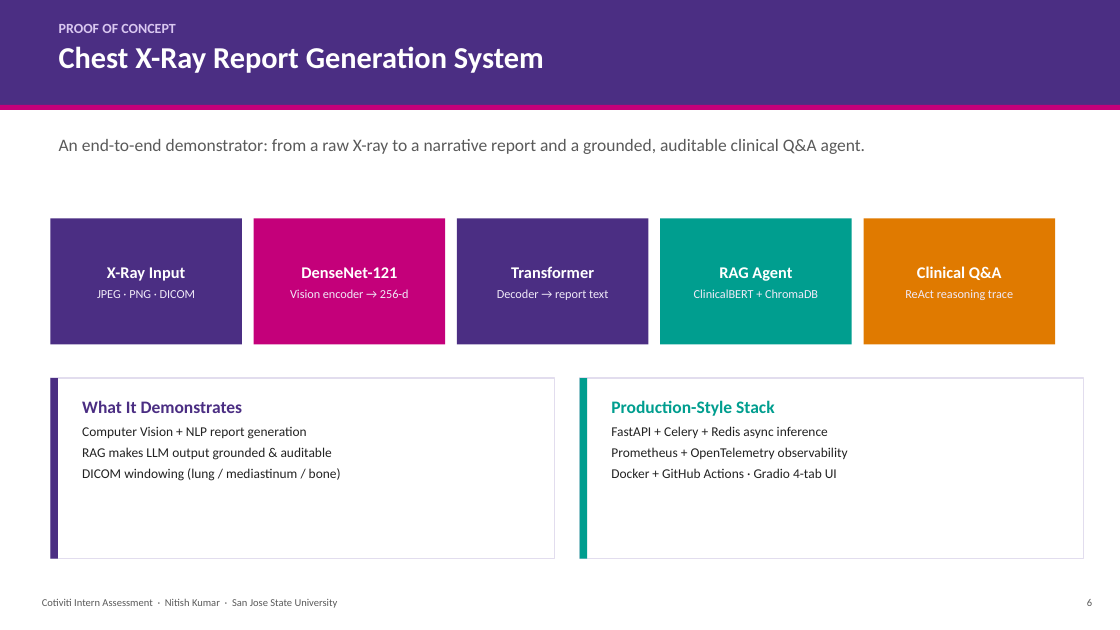
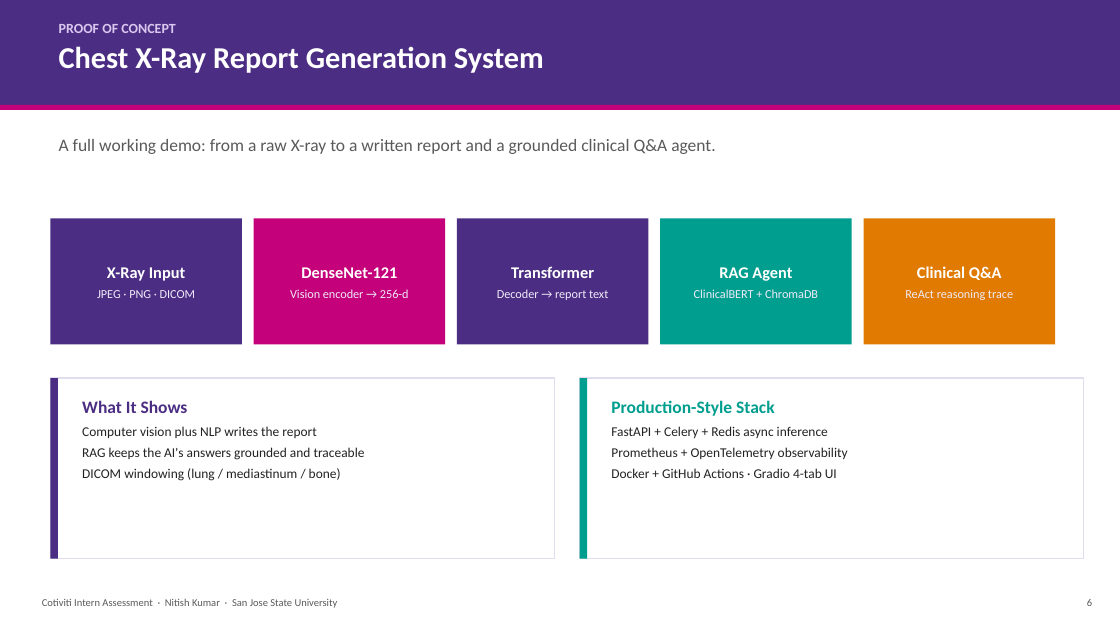
Before and after one commit to nitishhrms/cotiviti-intern-assessment, a slide deck: slide 6 of deliverables/Nitish_Kumar_Presentation.pptx. Drawn at 1120x630 pixels with LibreOffice and Linux fonts; fonts in the diff are those of the drawing. Boxes give left, top, right and bottom in pixels: in the first picture for what was removed or moved away, otherwise in the second. Text is boxed around its words. In the diff, an @@ line names an element or a change of style, - is before the commit and + after.

```diff
--- a/deliverables/Nitish_Kumar_Presentation.pptx
+++ b/deliverables/Nitish_Kumar_Presentation.pptx
@@ text at <box>59,139,715,154</box>: text changed @@
-An end-to-end demonstrator: from a raw X-ray to a narrative report and a grounded, auditable clinical Q&A agent.
+A full working demo: from a raw X-ray to a written report and a grounded clinical Q&A agent.
@@ text at <box>82,400,365,460</box>: text changed @@
-What It Demonstrates
-Computer Vision + NLP report generation
-RAG makes LLM output grounded & auditable
+What It Shows
+Computer vision plus NLP writes the report
+RAG keeps the AI's answers grounded and traceable
```
Also in this commit, not shown: 6 other slides changed, 1 other file.
